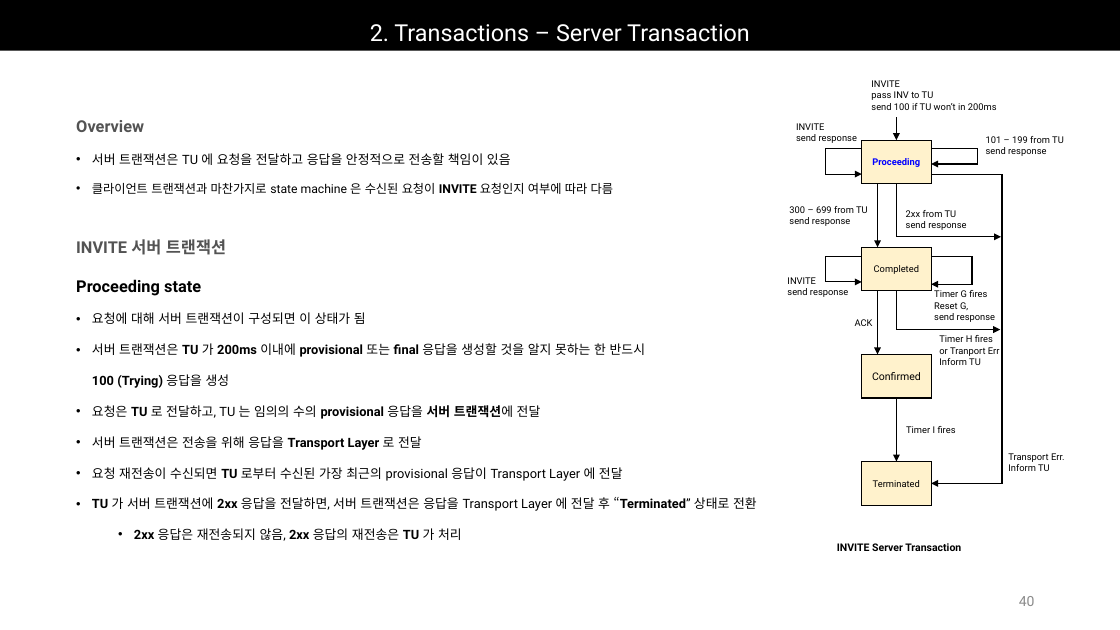
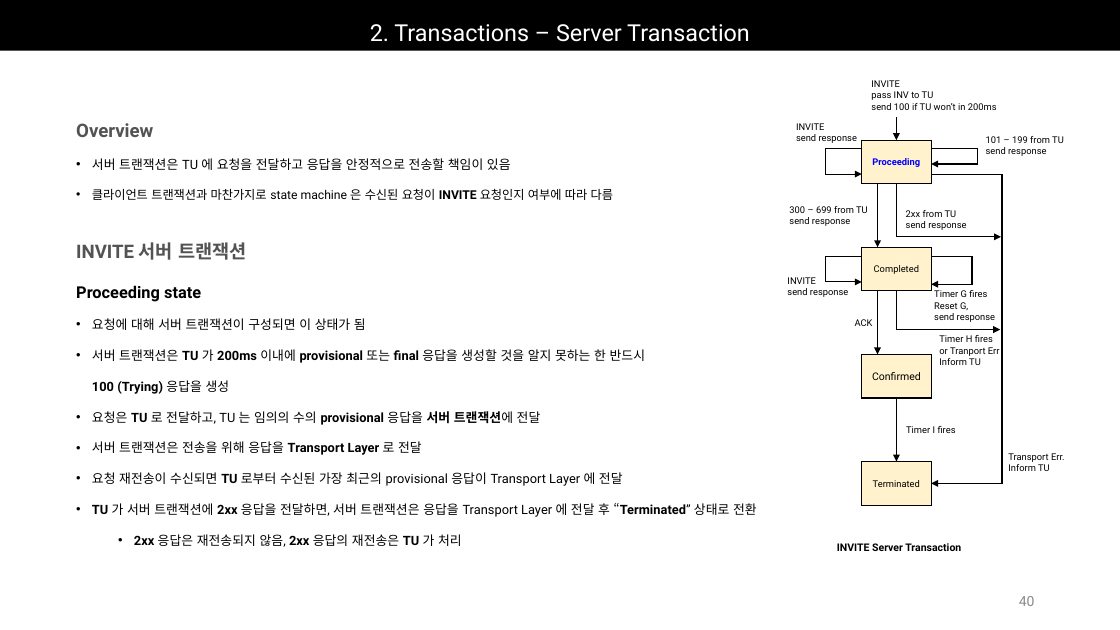
Before and after one commit to Epsilonely/SIP-Survey, a slide deck: slide 40 of 세미나 3차.pptx. Drawn at 1120x630 pixels with LibreOffice and Linux fonts; fonts in the diff are those of the drawing. Boxes give left, top, right and bottom in pixels: in the first picture for what was removed or moved away, otherwise in the second. Text is boxed around its words. In the diff, an @@ line names an element or a change of style, - is before the commit and + after.

```diff
--- a/세미나 3차.pptx
+++ b/세미나 3차.pptx
@@ text at [76, 123, 153, 137]: size 14 to 16 pt in "Overview" @@
@@ text at [76, 242, 247, 260]: size 14 to 16 pt in "INVITE 서버 트랜잭션" @@
```
Also in this commit, not shown: 6 other slides changed, 8 slides added, 2 other files.
